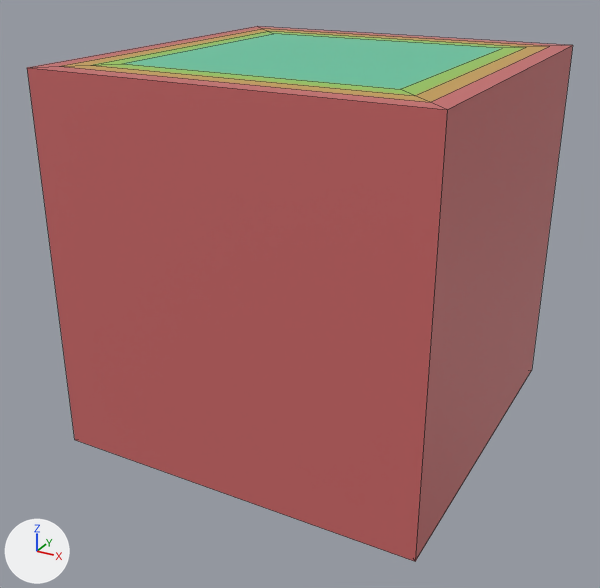
Renders of the COLLADA model Assets/Poisson Ratio/Compression + Tension Cube (Separated).dae from each side of a commit.
Camera for both pictures: a 50 mm camera at (0.978, -1.901, 0.788) aimed at (-0.026, -0.076, -0.124). The axes (+X, +Y, +Z) are drawn at lower left. The lights are the same throughout. Mesh edges are drawn as thin lines. Where no turn or scale is listed for an object, it has been applied to the vertices.

The first picture shows 'compression___tension_cube.0', 'compression___tension_cube.1', 'compression___tension_cube.2', 'compression___tension_cube.3'.
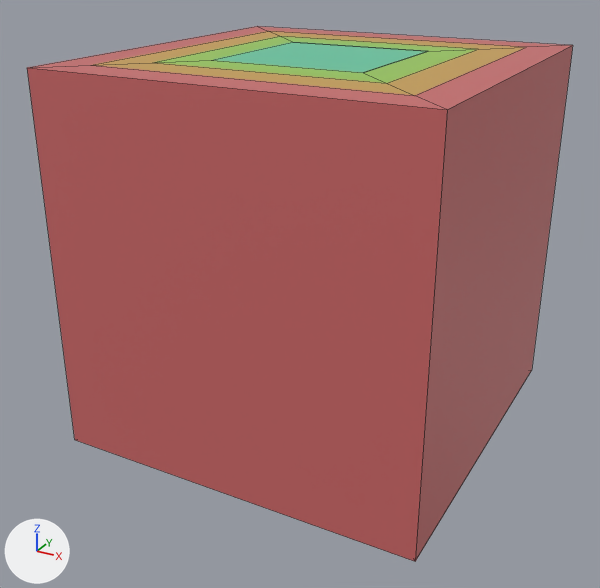
What differs and where, as boxes [x1, y1, x2, y2] in the pictures (600 x 588 px; the box of a moved part takes in the faces that stretch with it):
'compression___tension_cube.0', recoloured, reshaped
    both: [27, 26, 573, 561]
'compression___tension_cube.3', recoloured, reshaped
    before: [123, 34, 502, 89]
    after: [214, 42, 427, 73]
'compression___tension_cube.1', recoloured, reshaped
    before: [62, 29, 549, 102]
    after: [93, 31, 526, 95]
'compression___tension_cube.2', recoloured, reshaped
    before: [93, 31, 526, 95]
    after: [153, 36, 477, 83]
part 4 of me_compression___tension_cube_0, moved or reshaped
    both: [27, 26, 573, 110]

Diff of the bpy script that builds the scene:
```diff
--- a/Assets/Poisson Ratio/Compression + Tension Cube (Separated).dae.py
+++ b/Assets/Poisson Ratio/Compression + Tension Cube (Separated).dae.py
@@ mat_mat_3 @@
 mat_mat_3 = principled_material('Mat.3')
-mat_mat_3.base_color = (0.604, 0.139, 0.139)  # pink #cc6868
+mat_mat_3.base_color = (0.122, 0.604, 0.368)  # green #62cca3
 mat_mat_3.roughness = 0.42
@@ mat_mat_2 @@
 mat_mat_2 = principled_material('Mat.2')
-mat_mat_2.base_color = (0.604, 0.357, 0.0713)  # orange #cca14b
+mat_mat_2.base_color = (0.322, 0.604, 0.0879)  # green #9acc54
 mat_mat_2.roughness = 0.42
@@ mat_mat_1 @@
 mat_mat_1 = principled_material('Mat.1')
-mat_mat_1.base_color = (0.322, 0.604, 0.0879)  # green #9acc54
+mat_mat_1.base_color = (0.604, 0.357, 0.0713)  # orange #cca14b
 mat_mat_1.roughness = 0.42
@@ mat_mat @@
 mat_mat = principled_material('Mat')
-mat_mat.base_color = (0.122, 0.604, 0.368)  # green #62cca3
+mat_mat.base_color = (0.604, 0.139, 0.139)  # pink #cc6868
 mat_mat.roughness = 0.42
@@ me_compression___tension_cube_0 @@
 me_compression___tension_cube_0.from_pydata(...)  # 16 vertices, 12 faces; spans x -0.5..0.5, y -0.5..0.5, z -0.5..0.5
-me_compression___tension_cube_0.vertices[8].co = (-0.45, -0.45, 0.5)  # pixel (59, 66)
-me_compression___tension_cube_0.vertices[9].co = (0.45, -0.45, 0.5)  # pixel (430, 102)
-me_compression___tension_cube_0.vertices[10].co = (0.45, 0.45, 0.5)  # pixel (549, 46)
-me_compression___tension_cube_0.vertices[11].co = (-0.45, 0.45, 0.5)  # pixel (262, 28)
-me_compression___tension_cube_0.vertices[12].co = (-0.45, 0.45, -0.5)
-me_compression___tension_cube_0.vertices[13].co = (0.45, 0.45, -0.5)
-me_compression___tension_cube_0.vertices[14].co = (0.45, -0.45, -0.5)
-me_compression___tension_cube_0.vertices[15].co = (-0.45, -0.45, -0.5)
-me_compression___tension_cube_0.materials.append(mat_mat_3)  # pink #cc6868
+# me_compression___tension_cube_0 part 4
+me_compression___tension_cube_0.vertices[8].co = (-0.4, -0.4, 0.5)  # pixel (90, 65)
+me_compression___tension_cube_0.vertices[9].co = (0.4, -0.4, 0.5)  # pixel (414, 95)
+me_compression___tension_cube_0.vertices[10].co = (0.4, 0.4, 0.5)  # pixel (526, 47)
+me_compression___tension_cube_0.vertices[11].co = (-0.4, 0.4, 0.5)  # pixel (268, 31)
+me_compression___tension_cube_0.vertices[12].co = (-0.4, 0.4, -0.5)
+me_compression___tension_cube_0.vertices[13].co = (0.4, 0.4, -0.5)
+me_compression___tension_cube_0.vertices[14].co = (0.4, -0.4, -0.5)
+me_compression___tension_cube_0.vertices[15].co = (-0.4, -0.4, -0.5)
+me_compression___tension_cube_0.materials.append(mat_mat)  # pink #cc6868
@@ me_compression___tension_cube_1 @@
 me_compression___tension_cube_1.from_pydata(...)  # 16 vertices, 8 faces; spans x -0.45..0.45, y -0.45..0.45, z -0.5..0.5
-me_compression___tension_cube_1.vertices[0].co = (-0.45, -0.45, 0.5)  # pixel (59, 66)
-me_compression___tension_cube_1.vertices[1].co = (0.45, -0.45, 0.5)  # pixel (430, 102)
-me_compression___tension_cube_1.vertices[2].co = (0.45, 0.45, 0.5)  # pixel (549, 46)
-me_compression___tension_cube_1.vertices[3].co = (-0.45, 0.45, 0.5)  # pixel (262, 28)
-me_compression___tension_cube_1.vertices[4].co = (-0.45, 0.45, -0.5)
-me_compression___tension_cube_1.vertices[5].co = (0.45, 0.45, -0.5)
-me_compression___tension_cube_1.vertices[6].co = (0.45, -0.45, -0.5)
-me_compression___tension_cube_1.vertices[7].co = (-0.45, -0.45, -0.5)
-me_compression___tension_cube_1.materials.append(mat_mat_2)  # orange #cca14b
+# me_compression___tension_cube_1 part 3
+me_compression___tension_cube_1.vertices[0].co = (-0.3, -0.3, 0.5)  # pixel (152, 62)
+me_compression___tension_cube_1.vertices[1].co = (0.3, -0.3, 0.5)  # pixel (386, 83)
+me_compression___tension_cube_1.vertices[2].co = (0.3, 0.3, 0.5)  # pixel (478, 49)
+me_compression___tension_cube_1.vertices[3].co = (-0.3, 0.3, 0.5)  # pixel (279, 36)
+me_compression___tension_cube_1.vertices[4].co = (-0.3, 0.3, -0.5)
+me_compression___tension_cube_1.vertices[5].co = (0.3, 0.3, -0.5)
+me_compression___tension_cube_1.vertices[6].co = (0.3, -0.3, -0.5)
+me_compression___tension_cube_1.vertices[7].co = (-0.3, -0.3, -0.5)
+me_compression___tension_cube_1.materials.append(mat_mat_1)  # orange #cca14b
@@ me_compression___tension_cube_2 @@
-me_compression___tension_cube_2.from_pydata(...)  # 16 vertices, 8 faces; spans x -0.4..0.4, y -0.4..0.4, z -0.5..0.5
-me_compression___tension_cube_2.materials.append(mat_mat_1)  # green #9acc54
+me_compression___tension_cube_2.from_pydata(...)  # 16 vertices, 8 faces; spans x -0.3..0.3, y -0.3..0.3, z -0.5..0.5
+# me_compression___tension_cube_2 part 2: the loose piece of 8 vertices spanning x -0.4..0.4, y -0.4..0.4, z 0.5 is rebuilt with 8 vertices and now spans x -0.3..0.3, y -0.3..0.3, z 0.5, in mat_mat_2 (green #9acc54)
+me_compression___tension_cube_2.materials.append(mat_mat_2)  # green #9acc54
@@ me_compression___tension_cube_3 @@
-me_compression___tension_cube_3.from_pydata(...)  # 8 vertices, 2 faces; spans x -0.35..0.35, y -0.35..0.35, z -0.5..0.5
-me_compression___tension_cube_3.materials.append(mat_mat)  # green #62cca3
+me_compression___tension_cube_3.from_pydata(...)  # 8 vertices, 2 faces; spans x -0.2..0.2, y -0.2..0.2, z -0.5..0.5
+# me_compression___tension_cube_3 part 1: the loose piece of 4 vertices spanning x -0.35..0.35, y -0.35..0.35, z 0.5 is rebuilt with 4 vertices and now spans x -0.2..0.2, y -0.2..0.2, z 0.5, in mat_mat_3 (green #62cca3)
+me_compression___tension_cube_3.materials.append(mat_mat_3)  # green #62cca3
```
